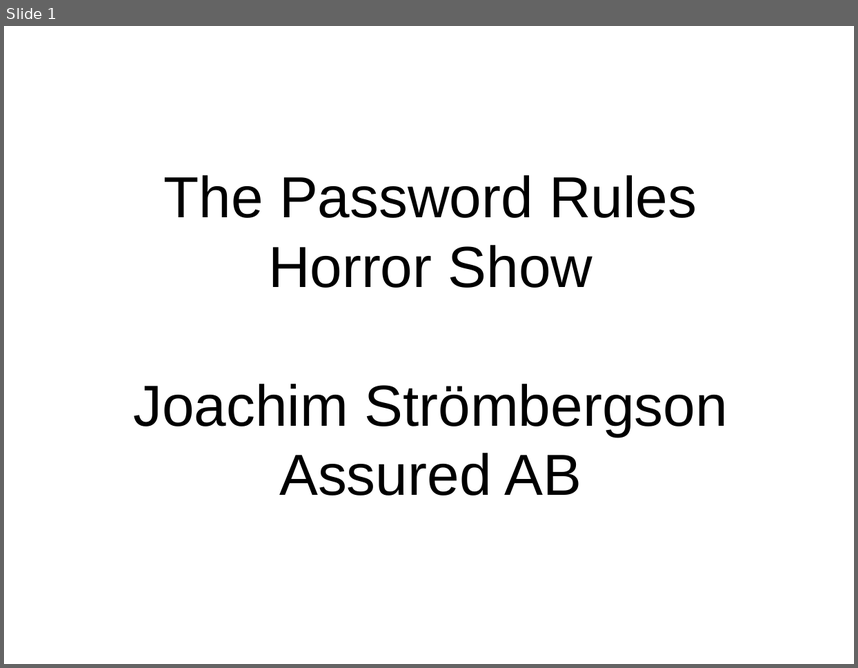
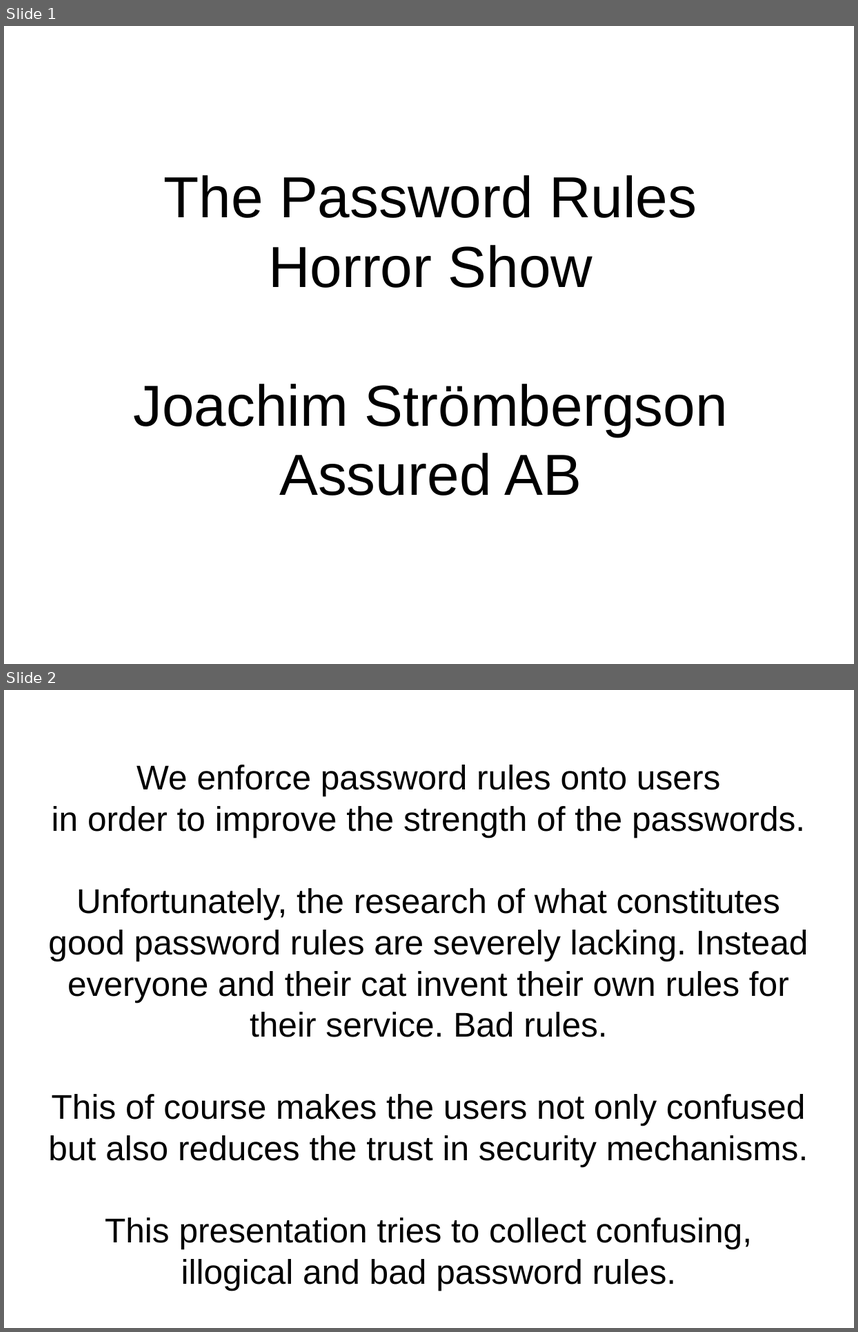
Before and after one commit to secworks/password_rules, a slide deck: Password_Rules_Horror_Show.odp. Shown one above the other, each under a label of ours: slide 1 before the commit, slides 1 and 2 after it. The pictures are 858x668 and 858x1332 pixels, drawn with LibreOffice and Linux fonts; fonts in the diff are those of the drawing; background and template pictures are left out. Boxes give left, top, right and bottom in pixels: in the first picture for what was removed or moved away, otherwise in the second. Text is boxed around its words. In the diff, an @@ line names an element or a change of style, - is before the commit and + after.

```diff
--- a/Password_Rules_Horror_Show.odp
+++ b/Password_Rules_Horror_Show.odp
@@ slide 2 added at box(4, 690, 854, 1328), background #FFFFFF @@
@@ subtitle added at box(48, 765, 809, 1290), 32 pt, text #000000 @@
+We enforce password rules onto users
+in order to improve the strength of the passwords.
+Unfortunately, the research of what constitutes good password rules are severely lacking. Instead everyone and their cat invent their own rules for their service. Bad rules.
+This of course makes the users not only confused but also reduces the trust in security mechanisms.
+This presentation tries to collect confusing, illogical and bad password rules.
```
Also in this commit, not shown: 1 slide changed, 2 other slides added, 1 slide removed, 1 other file.
